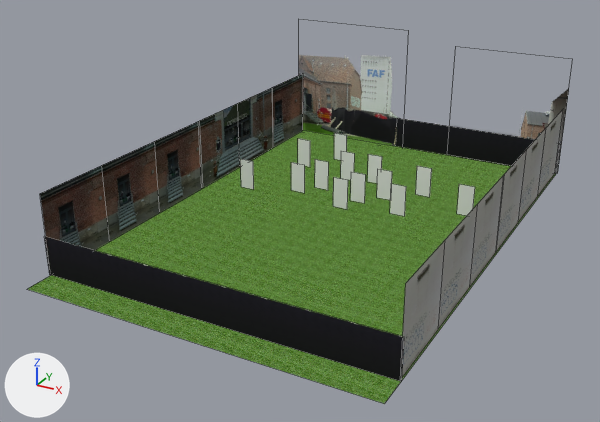
An edit to the Blender file Blender/garden.blend, drawn before and after from the same camera.
The view is the same before and after, from a camera (50 mm lens) standing at (41.2, -92.5, 41.9) and looking at (-1.5, -15.0, 3.2). Lighting does not change. The marker at lower left points along +X, +Y and +Z. Mesh edges are drawn as thin lines.

The first picture shows 'Dok-02', 'Dok-03', 'Dok-04', 'Dok-05', 'Dok-06', 'FAF', 'FrontWall', 'Grass', 'RearWall', 'Store-01', 'Store-02', 'Store-03'.
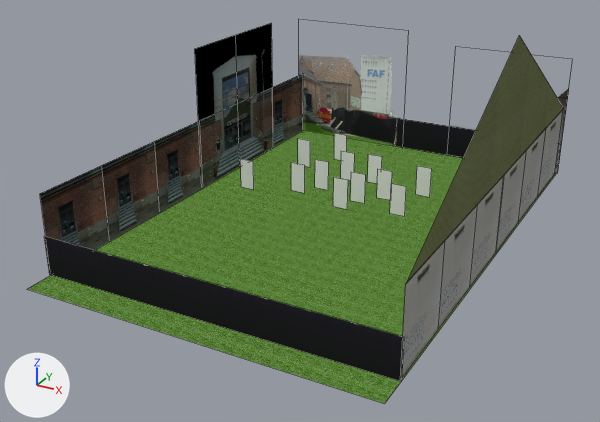
The change, as a diff of the scene's bpy script:
```diff
--- a/Blender/garden.blend.py
+++ b/Blender/garden.blend.py
@@ img_storage_02_jpg @@
+img_storage_02_jpg = load_image('Storage-02.jpg', 'Materials/Storage-02.jpg', 512, 512, 'sRGB')
@@ img_dok5000_door_topleft_png @@
+img_dok5000_door_topleft_png = load_image('Dok5000-Door-TopLeft.png', 'Materials/Dok5000-Door-TopLeft.png', 1024, 1024, 'sRGB')
@@ img_dok5000_door_topright_png @@
+img_dok5000_door_topright_png = load_image('Dok5000-Door-TopRight.png', 'Materials/Dok5000-Door-TopRight.png', 1024, 1024, 'sRGB')
@@ mat_storeroof @@
+mat_storeroof = diffuse_material('StoreRoof')
+mat_storeroof.texture = img_storage_02_jpg
+mat_storeroof.roughness = 0.5
@@ mat_dok5000_door_topleft @@
+mat_dok5000_door_topleft = diffuse_material('Dok5000-Door-TopLeft')
+mat_dok5000_door_topleft.texture = img_dok5000_door_topleft_png
+mat_dok5000_door_topleft.roughness = 0.5
@@ mat_dok5000_door_topright @@
+mat_dok5000_door_topright = diffuse_material('Dok5000-Door-TopRight')
+mat_dok5000_door_topright.texture = img_dok5000_door_topright_png
+mat_dok5000_door_topright.roughness = 0.5
@@ me_plane_003 @@
+me_plane_003.from_pydata(...)  # 3 vertices, 1 face; spans x 0.0..0.69, y -1.28..1.28, z 0.0
+me_plane_003.materials.append(mat_storeroof)  # picture img_storage_02_jpg
@@ me_plane_002 @@
+me_plane_002.from_pydata(...)  # 4 vertices, 1 face; spans x -1.0..1.0, y -1.0..1.0, z 0.0
+me_plane_002.materials.append(mat_dok5000_door_topleft)  # picture img_dok5000_door_topleft_png
@@ me_plane_001 @@
+me_plane_001.from_pydata(...)  # 4 vertices, 1 face; spans x -1.0..1.0, y -1.0..1.0, z 0.0
+me_plane_001.materials.append(mat_dok5000_door_topright)  # picture img_dok5000_door_topright_png
@@ ob_storeroof @@
+ob_storeroof = bpy.data.objects.new('StoreRoof', me_plane_003)
+ob_storeroof.location = (20.02, -8.17, 9.43)
+ob_storeroof.rotation_euler = (0.0, -1.571, 0.0)  # degrees (0, -90, 0)
+ob_storeroof.scale = (21.9, 21.9, 21.9)
@@ ob_dok_door_topleft @@
+ob_dok_door_topleft = bpy.data.objects.new('Dok-Door-TopLeft', me_plane_002)
+ob_dok_door_topleft.location = (-19.99, -3.8, 14.14)
+ob_dok_door_topleft.rotation_euler = (1.571, 0.0, 1.571)  # degrees (90, 0, 90)
+ob_dok_door_topleft.scale = (4.7, 4.7, 4.7)
@@ ob_dok_door_topright @@
+ob_dok_door_topright = bpy.data.objects.new('Dok-Door-TopRight', me_plane_001)
+ob_dok_door_topright.location = (-19.99, 5.6, 14.14)
+ob_dok_door_topright.rotation_euler = (1.571, 0.0, 1.571)  # degrees (90, 0, 90)
+ob_dok_door_topright.scale = (4.7, 4.7, 4.7)
```

Pixel boxes [x1, y1, x2, y2] of what changed, in the pictures (600 x 422 px):
'StoreRoof', added (green): after [407, 35, 564, 282]
'Dok-Door-TopLeft', added (black): after [195, 35, 238, 121]
'Dok-Door-TopRight', added (black): after [236, 23, 272, 103]
'StoreBack', unchanged, covered by the edit: before [510, 88, 569, 173]; after [556, 88, 569, 173]
